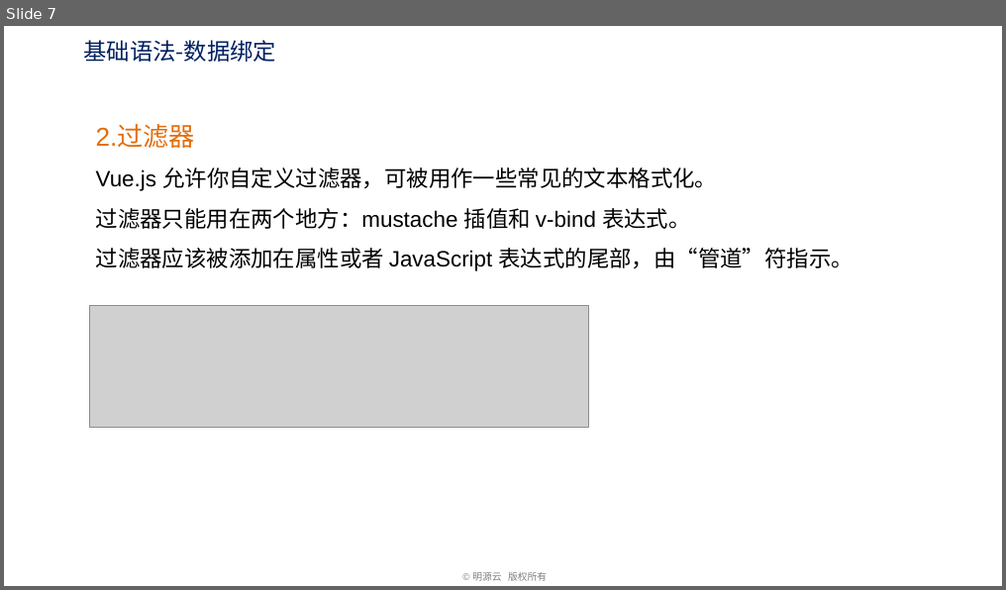
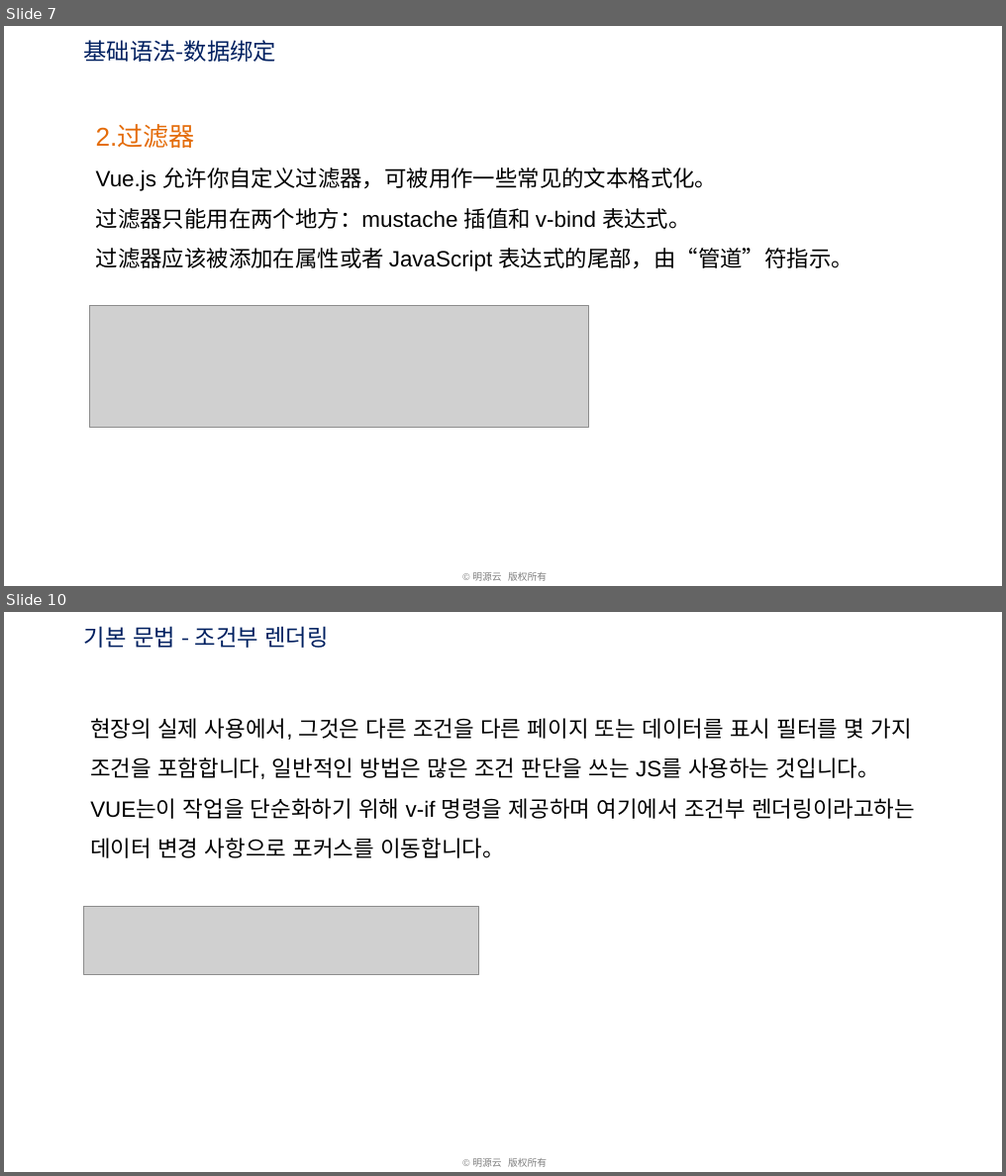
Before and after one commit to freelife1191/front_sample, a slide deck: learn/vue-how-to-learn/lesson/1.vue 기초/VUE 기본 사항.pptx. Shown one above the other, each under a label of ours: slide 7 before the commit, slides 7 and 10 after it; the slides between them are not shown. The pictures are 1006x590 and 1006x1176 pixels, drawn with LibreOffice and Linux fonts; fonts in the diff are those of the drawing; grey boxes stand for pictures; background and template pictures are left out. Boxes give left, top, right and bottom in pixels: in the first picture for what was removed or moved away, otherwise in the second. Text is boxed around its words. In the diff, an @@ line names an element or a change of style, - is before the commit and + after.

```diff
--- a/learn/vue-how-to-learn/lesson/1.vue 기초/VUE 기본 사항.pptx
+++ b/learn/vue-how-to-learn/lesson/1.vue 기초/VUE 기본 사항.pptx
@@ slide 10 added at bbox=[4, 612, 1002, 1172], background #FFFFFF; not listed: 1 template element that a slide beside it also shows @@
@@ text added at bbox=[84, 626, 329, 648], 25 pt, text #002060 @@
+기본 문법 - 조건부 렌더링
@@ text added at bbox=[90, 718, 915, 859], 24 pt, text #000000 @@
+현장의 실제 사용에서, 그것은 다른 조건을 다른 페이지 또는 데이터를 표시 필터를 몇 가지 조건을 포함합니다, 일반적인 방법은 많은 조건 판단을 쓰는 JS를 사용하는 것입니다。
+VUE는이 작업을 단순화하기 위해 v-if 명령을 제공하며 여기에서 조건부 렌더링이라고하는 데이터 변경 사항으로 포커스를 이동합니다。
@@ picture added at bbox=[84, 907, 478, 974] @@
```
Also in this commit, not shown: 1 slide changed, 9 other slides added, 10 slides removed, 2 other files.
